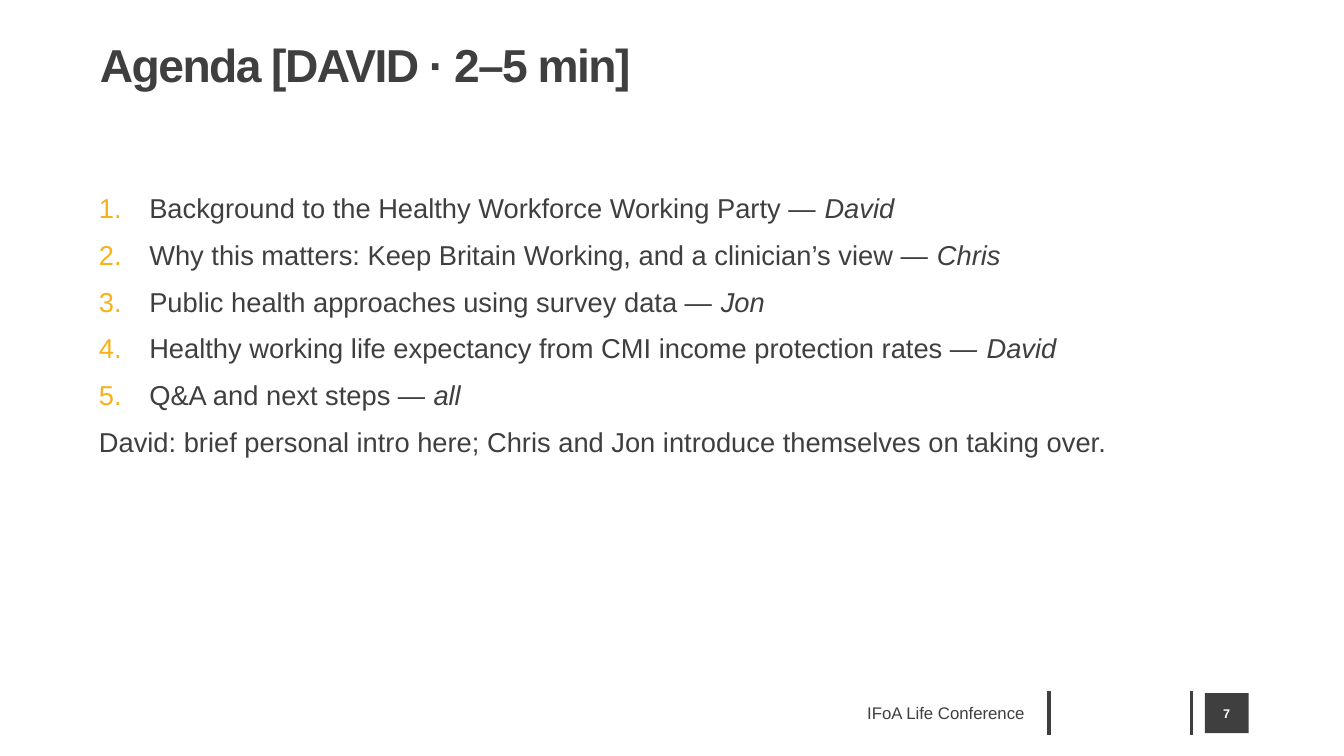
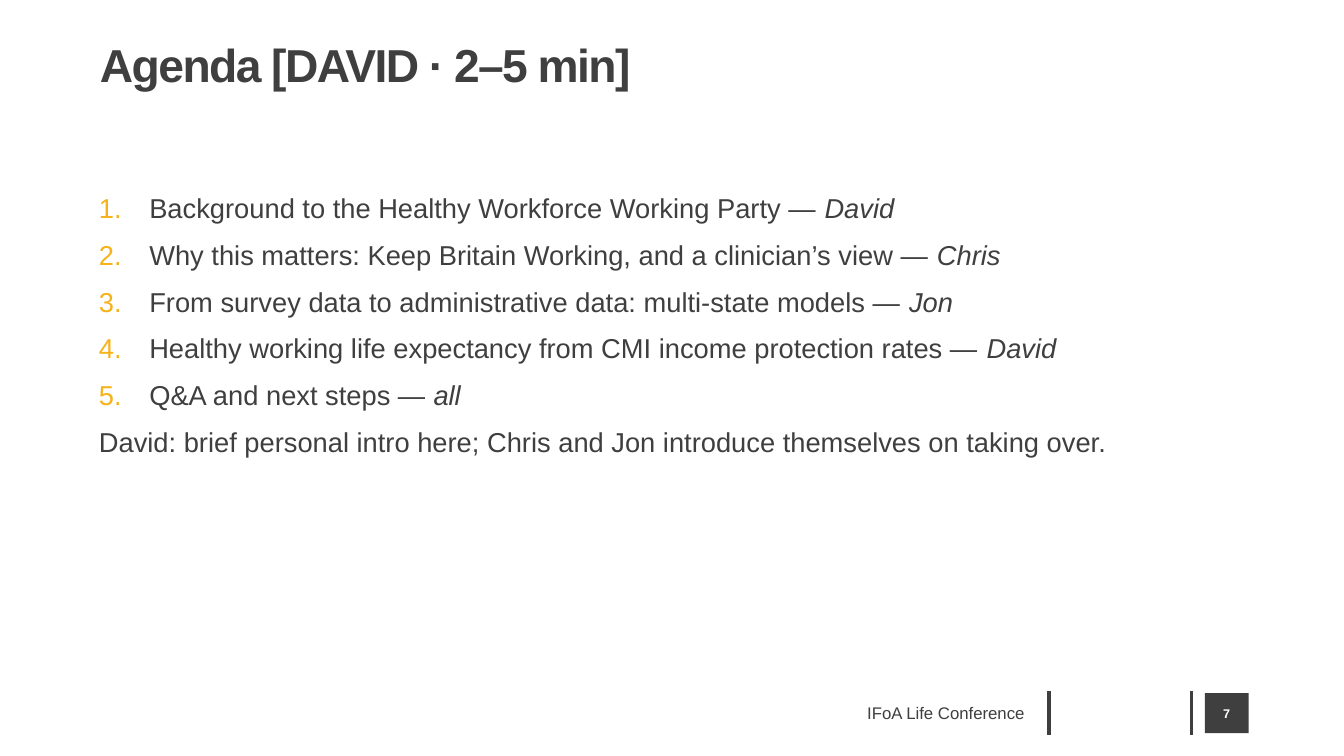
Before and after one commit to JonMinton/economic_inactivity, a slide deck: slide 7 of presentations/ifoa/hwle_ifoa_life_2026.pptx. Drawn at 1344x756 pixels with LibreOffice and Linux fonts; fonts in the diff are those of the drawing; background and template pictures are left out. Boxes give left, top, right and bottom in pixels: in the first picture for what was removed or moved away, otherwise in the second. Text is boxed around its words. In the diff, an @@ line names an element or a change of style, - is before the commit and + after.

```diff
--- a/presentations/ifoa/hwle_ifoa_life_2026.pptx
+++ b/presentations/ifoa/hwle_ifoa_life_2026.pptx
@@ text at <box>149,292,953,316</box>: text changed @@
-3. Public health approaches using survey data — Jon
+3. From survey data to administrative data: multi-state models — Jon
```
Also in this commit, not shown: 3 other slides changed, 3 slides added, 1 slide removed, 2 other files.
